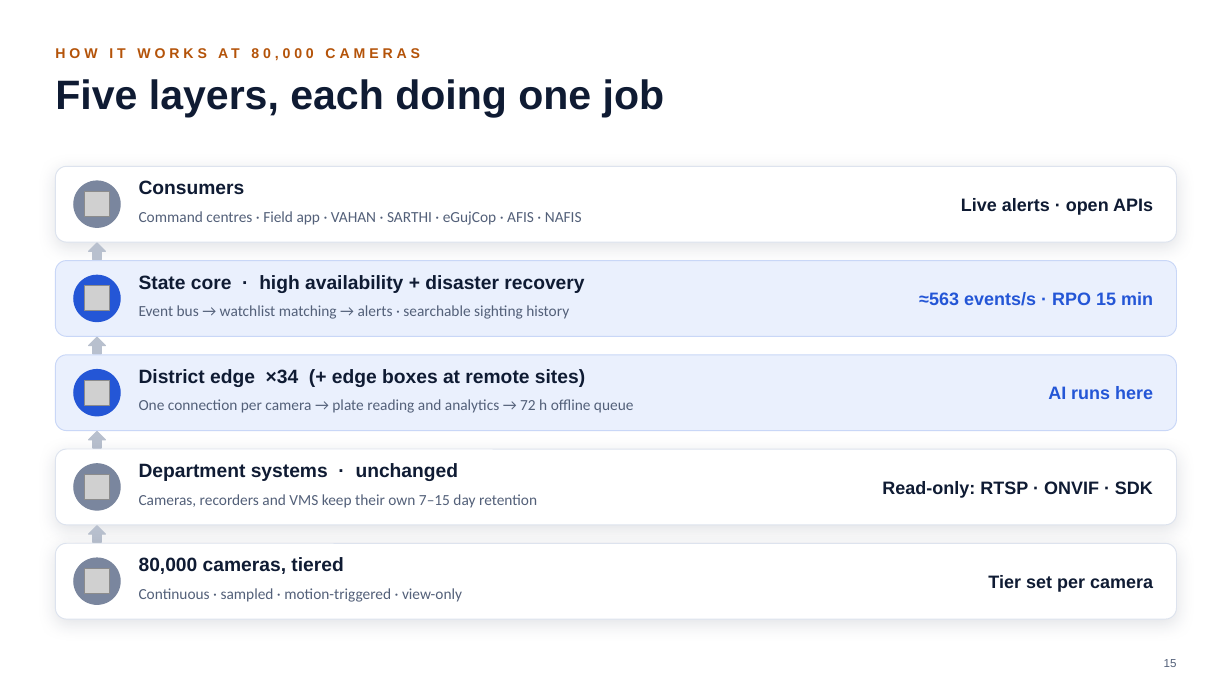
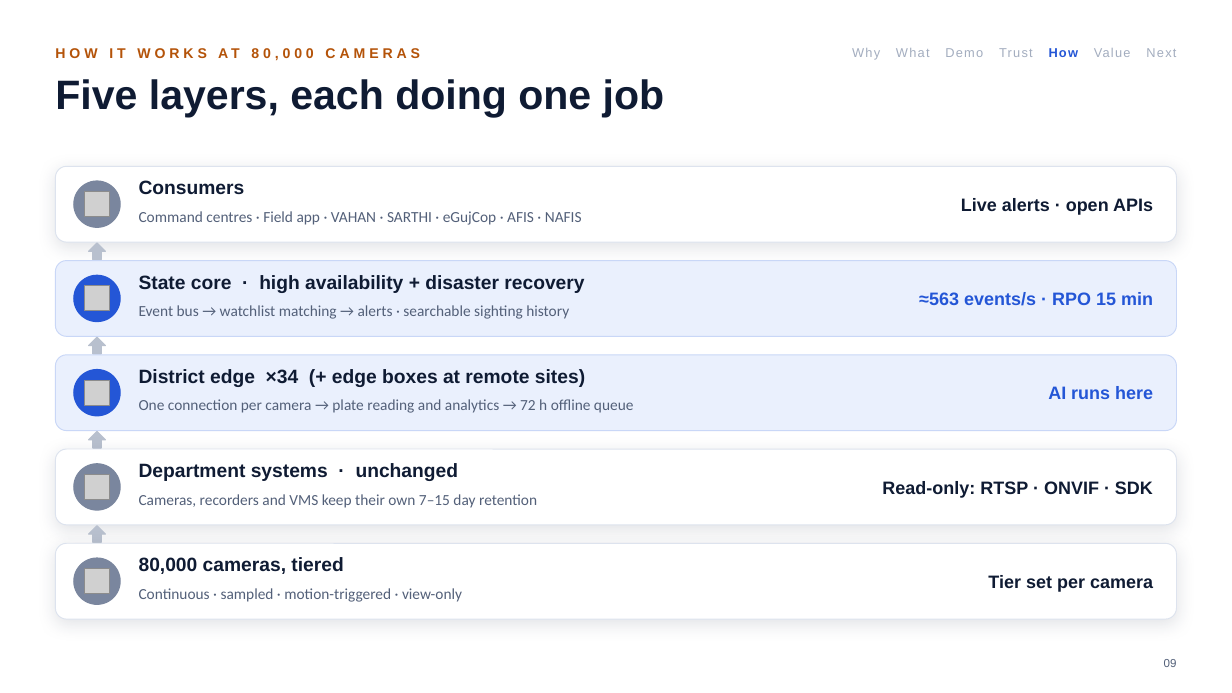
Before and after one commit to parthpatel643/sentinel-hackathon, a slide deck: slide 9 of docs/Sentinel-Finale-Pitch.pptx (slide 15 before the commit). Drawn at 1232x693 pixels with LibreOffice and Linux fonts; fonts in the diff are those of the drawing; grey boxes stand for pictures. Boxes give left, top, right and bottom in pixels: in the first picture for what was removed or moved away, otherwise in the second. Text is boxed around its words. In the diff, an @@ line names an element or a change of style, - is before the commit and + after.

```diff
--- a/docs/Sentinel-Finale-Pitch.pptx
+++ b/docs/Sentinel-Finale-Pitch.pptx
@@ text added at box(852, 48, 1176, 60), 10 pt, text #A3ADBF @@
+Why What Demo Trust How Value Next
@@ text at box(1164, 659, 1177, 667): text changed @@
-15
+09
```
Also in this commit, not shown: 18 other slides changed, 2 slides added, 2 slides removed, 3 other files.
